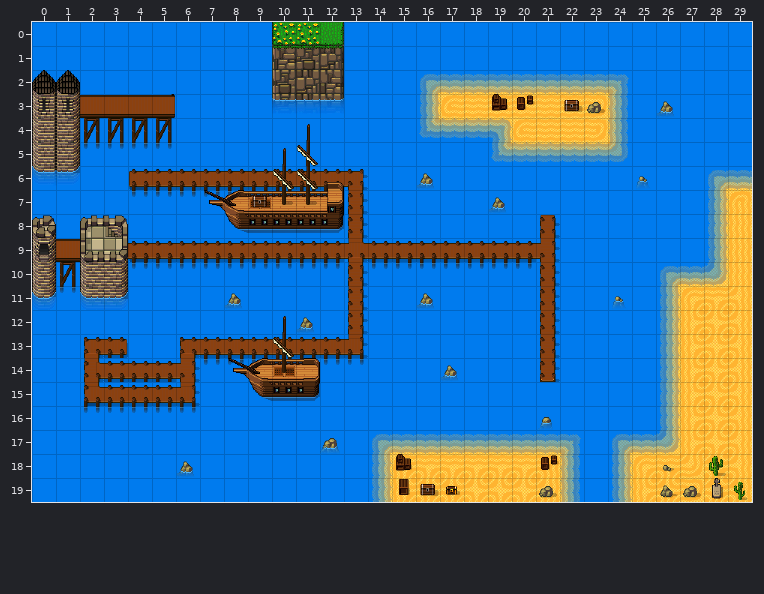
One commit to this Tiled map (JSON): assets/images/tiled/Mapa-agua.json. The first picture shows the starting point.
Cells are 32x32 px. Shown: x 0..29, y 0..19.
The same view after the edit:
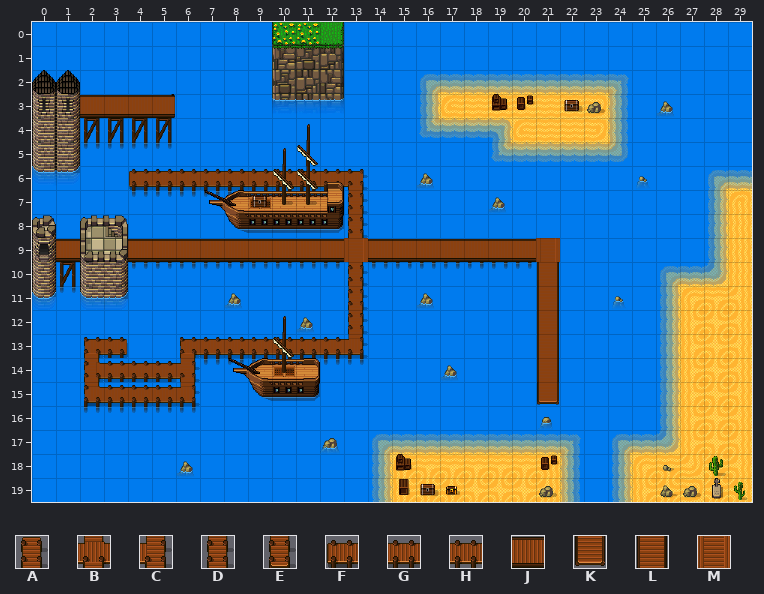
Key: from "Slates v.2 [32x32px orthogonal": A 79, B 133, C 134, D 135, E 191, F 244, G 245, H 693, J 1080, K 1081 turned 180, L 1194, M 1251.
_ is an empty cell.
The commit says: Ajuste no tamanho do mapa e valores do Atlas
Difference:
{"where": "layer \"Ponte\""}
{"y":8,"x":21,"old":"A","new":"_"}
{"y":9,"x":4,"old":"FGGGGGGGGBGGGGGGGC","new":"_JJJJJJJJMJJJJJJJM"}
{"y":10,"x":21,"old":"D","new":"L"}
{"y":11,"x":21,"old":"D","new":"L"}
{"y":12,"x":21,"old":"D","new":"L"}
{"y":13,"x":21,"old":"D","new":"L"}
{"y":14,"x":21,"old":"E","new":"L"}
{"y":15,"x":21,"old":"_","new":"K"}
{"where": "layer \"Cidade\""}
{"y":9,"x":4,"old":"H","new":"J"}
{"label":"changed","picture_box":[128,215,560,405]}
